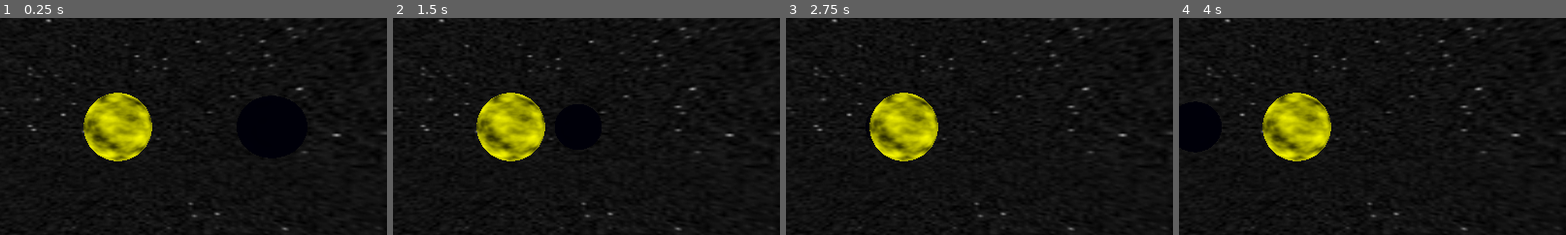
Above: before the commit, frames 1-4 (left to right).
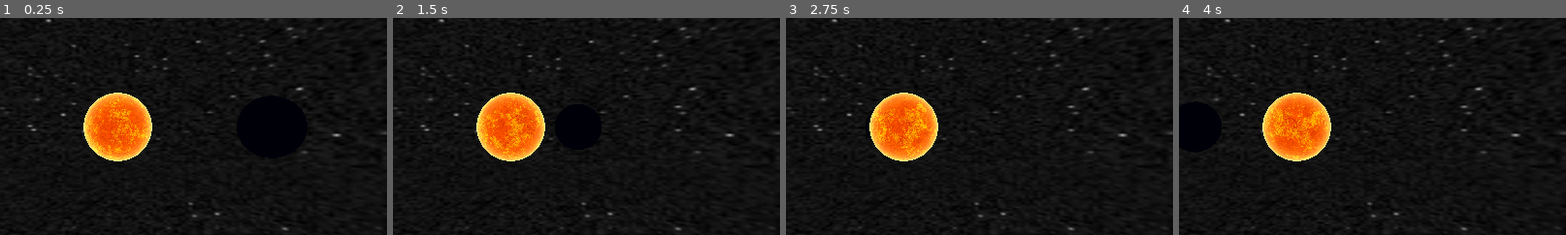
Above: after the commit, the same moments.

Repository: ProsESportu/hackathon2026
Game: Godot game, scene res://collision_shape_3d.tscn
Same seed, same stepped clock (60 frames per second), same inputs: the game is played once before the commit and once after it.
Inputs:
- Up to frame 1 (0.25 s): no input
- Up to frame 2 (1.5 s): no input
- Up to frame 3 (2.75 s): no input
- Up to frame 4 (4 s): no input
The pictures show only the part of the screen within x 35-85%, y 25-75%; the shares and areas given below are measured in that part.

The runs differ from the first frame. In frame 1, 4.4% of the frame differs, in the area x 21-40%, y 34-67%; in frame 2, 4.4%; in frame 3, 4.4%; in frame 4, 4.4%.

Commit message:
added better sub

Diff:
--- a/collision_shape_3d.tscn
+++ b/collision_shape_3d.tscn
@@ -1,4 +1,6 @@
 [gd_scene format=3 uid="uid://rf1v4ikjatxb"]
+
+[ext_resource type="Script" uid="uid://dileodbch8j1l" path="res://sun_mesh_gen.gd" id="1_a87sn"]
 
 [sub_resource type="Gradient" id="Gradient_lixys"]
 offsets = PackedFloat32Array(0, 0.8604651, 1)
@@ -27,24 +29,6 @@
 [sub_resource type="PhysicsMaterial" id="PhysicsMaterial_e68kw"]
 
 [sub_resource type="SphereShape3D" id="SphereShape3D_e68kw"]
-
-[sub_resource type="Gradient" id="Gradient_e68kw"]
-colors = PackedColorArray(0, 0, 0, 1, 1, 1, 0, 1)
-
-[sub_resource type="FastNoiseLite" id="FastNoiseLite_lixys"]
-
-[sub_resource type="NoiseTexture2D" id="NoiseTexture2D_e68kw"]
-noise = SubResource("FastNoiseLite_lixys")
-color_ramp = SubResource("Gradient_e68kw")
-seamless = true
-
-[sub_resource type="StandardMaterial3D" id="StandardMaterial3D_e68kw"]
-albedo_color = Color(1, 1, 0, 1)
-emission_enabled = true
-emission_texture = SubResource("NoiseTexture2D_e68kw")
-
-[sub_resource type="SphereMesh" id="SphereMesh_lixys"]
-material = SubResource("StandardMaterial3D_e68kw")
 
 [sub_resource type="SphereShape3D" id="SphereShape3D_lixys"]
 
@@ -102,11 +86,11 @@
 [node name="Słońce" type="StaticBody3D" parent="." unique_id=527136251]
 physics_material_override = SubResource("PhysicsMaterial_e68kw")
 
+[node name="Sun Mesh Gen" type="Node3D" parent="Słońce" unique_id=1113421791]
+script = ExtResource("1_a87sn")
+
 [node name="CollisionShape3D" type="CollisionShape3D" parent="Słońce" unique_id=150599732]
 shape = SubResource("SphereShape3D_e68kw")
-
-[node name="MeshInstance3D" type="MeshInstance3D" parent="Słońce" unique_id=987745747]
-mesh = SubResource("SphereMesh_lixys")
 
 [node name="ziemia axis" type="Node3D" parent="Słońce" unique_id=429460865]
 transform = Transform3D(0.99999994, 0, 0, 0, 1, 0, 0, 0, 0.99999994, 0, 0, 0)
--- /dev/null
+++ b/sun_mesh_gen.gd
@@ -0,0 +1,185 @@
+# AnimatedSunProcedural.gd
+# Fully self-contained Sun generator with animated shaders and pulse
+# Now renders in the editor
+@tool
+extends Node3D
+
+@export var pulse_min_interval : float = 3.5
+@export var pulse_max_interval : float = 7.5
+@export var pulse_scale_factor : float = 1.07
+@export var pulse_half_duration : float = 4.2
+
+var sun_mesh : MeshInstance3D
+var time_accum : float = 0.0
+var next_pulse_at : float = 0.0
+var shader_materials : Array[ShaderMaterial] = []
+
+func _enter_tree() -> void:
+	# Ensure the sun is visible in editor
+	_create_sun_mesh()
+	_collect_materials()
+	_schedule_next_pulse()
+
+func _process(delta: float) -> void:
+	# Skip pulse timing in editor
+	if Engine.is_editor_hint():
+		time_accum += delta
+		for mat in shader_materials:
+			if mat:
+				mat.set_shader_parameter("time", time_accum)
+		return
+
+	time_accum += delta
+	for mat in shader_materials:
+		if mat:
+			mat.set_shader_parameter("time", time_accum)
+	if Time.get_unix_time_from_system() > next_pulse_at:
+		_trigger_pulse()
+		_schedule_next_pulse()
+
+# ─── Single Sun Mesh ──────────────────────────────
+func _create_sun_mesh() -> void:
+	if sun_mesh:
+		return
+
+	sun_mesh = MeshInstance3D.new()
+	sun_mesh.mesh = SphereMesh.new()
+	var shader = Shader.new()
+	shader.code = _sun_core_shader_code()
+
+	var mat = ShaderMaterial.new()
+	mat.shader = shader
+	mat.set_shader_parameter("base_color", Color(1.0, 0.92, 0.38))
+
+	sun_mesh.material_override = mat
+	shader_materials.append(mat)
+
+	add_child(sun_mesh)
+	if Engine.is_editor_hint():
+		sun_mesh.visible = true
+	print("Created single Sun mesh (editor ready)")
+
+# ─── Pulsing ──────────────────────────────
+func _trigger_pulse() -> void:
+	var tween = create_tween()
+	var base_scale = sun_mesh.scale
+	var peak_scale = base_scale * pulse_scale_factor
+	tween.tween_property(sun_mesh, "scale", peak_scale, pulse_half_duration)\
+		.set_trans(Tween.TRANS_SINE).set_ease(Tween.EASE_OUT)
+	tween.tween_property(sun_mesh, "scale", base_scale, pulse_half_duration)\
+		.set_trans(Tween.TRANS_SINE).set_ease(Tween.EASE_IN)
+
+func _schedule_next_pulse() -> void:
+	var delay = randf_range(pulse_min_interval, pulse_max_interval)
+	next_pulse_at = Time.get_unix_time_from_system() + delay
+
+func _collect_materials() -> void:
+	if sun_mesh and sun_mesh.material_override is ShaderMaterial:
+		shader_materials = [sun_mesh.material_override]
+
+# ────────────────────────────────────────────────
+# Shaders
+# ────────────────────────────────────────────────
+func _sun_core_shader_code() -> String:
+	return """
+shader_type spatial;
+render_mode unshaded, cull_back;
+uniform float time;
+varying vec3 vert_pos;
+varying vec3 vNormal;
+
+vec3 mod289(vec3 x) { return x - floor(x * (1.0 / 289.0)) * 289.0; }
+vec4 mod289(vec4 x) { return x - floor(x * (1.0 / 289.0)) * 289.0; }
+vec4 permute(vec4 x) { return mod289(((x*34.0)+1.0)*x); }
+vec4 taylorInvSqrt(vec4 r) { return 1.79284291400159 - 0.85373472095314 * r; }
+
+float snoise(vec3 v) {
+    const vec2 C = vec2(1.0/6.0, 1.0/3.0);
+    const vec4 D = vec4(0.0, 0.5, 1.0, 2.0);
+    vec3 i  = floor(v + dot(v, C.yyy) );
+    vec3 x0 =   v - i + dot(i, C.xxx) ;
+    vec3 g = step(x0.yzx, x0.xyz);
+    vec3 l = 1.0 - g;
+    vec3 i1 = min( g.xyz, l.zxy );
+    vec3 i2 = max( g.xyz, l.zxy );
+    vec3 x1 = x0 - i1 + C.xxx;
+    vec3 x2 = x0 - i2 + C.yyy;
+    vec3 x3 = x0 - D.yyy;
+    i = mod289(i);
+    vec4 p = permute( permute( permute(
+               i.z + vec4(0.0, i1.z, i2.z, 1.0 ))
+             + i.y + vec4(0.0, i1.y, i2.y, 1.0 ))
+             + i.x + vec4(0.0, i1.x, i2.x, 1.0 ));
+    float n_ = 0.142857142857; vec3  ns = n_ * D.wyz - D.xzx;
+    vec4 j = p - 49.0 * floor(p * ns.z * ns.z);
+    vec4 x_ = floor(j * ns.z); vec4 y_ = floor(j - 7.0 * x_);
+    vec4 x = x_ * ns.x + ns.yyyy; vec4 y = y_ * ns.x + ns.yyyy;
+    vec4 h = 1.0 - abs(x) - abs(y);
+    vec4 b0 = vec4( x.xy, y.xy ); vec4 b1 = vec4( x.zw, y.zw );
+    vec4 s0 = floor(b0)*2.0 + 1.0; vec4 s1 = floor(b1)*2.0 + 1.0;
+    vec4 sh = -step(h, vec4(0.0));
+    vec4 a0 = b0.xzyw + s0.xzyw*sh.xxyy ; vec4 a1 = b1.xzyw + s1.xzyw*sh.zzww ;
+    vec3 p0 = vec3(a0.xy,h.x); vec3 p1 = vec3(a0.zw,h.y);
+    vec3 p2 = vec3(a1.xy,h.z); vec3 p3 = vec3(a1.zw,h.w);
+    vec4 norm = taylorInvSqrt(vec4(dot(p0,p0), dot(p1,p1), dot(p2,p2), dot(p3,p3)));
+    p0 *= norm.x; p1 *= norm.y; p2 *= norm.z; p3 *= norm.w;
+    vec4 m = max(0.6 - vec4(dot(x0,x0), dot(x1,x1), dot(x2,x2), dot(x3,x3)), 0.0);
+    m = m * m;
+    return 42.0 * dot(m*m, vec4(dot(p0,x0), dot(p1,x1), dot(p2,x2), dot(p3,x3)));
+}
+
+float fbm(vec3 p) {
+    float v = 0.0; float a = 0.9; vec3 shift = vec3(100.0);
+    for (int i = 0; i < 8; ++i) { v += a * snoise(p); p = p * 2.0 + shift; a *= 0.9; }
+    return v;
+}
+
+float fbmDetail(vec3 p) {
+    float v = 0.0; float a = 0.9; vec3 shift = vec3(50.0);
+    for (int i = 0; i < 8; ++i) { v += a * snoise(p); p = p * 3.0 + shift; a *= 0.9; }
+    return v;
+}
+
+void vertex() {
+    vert_pos = VERTEX;
+    vNormal = NORMAL;
+}
+
+void fragment() {
+    vec3 pos = vert_pos * 0.9 + time * -0.05;
+    float n1 = fbm(pos); n1 = n1 * 2.0 + 0.9;
+    float n2 = fbm(pos + vec3(40.0)); n2 = n2 * 0.9 + 0.9;
+    float baseNoise = (n1 * 0.6 + n2 * 0.9); baseNoise = clamp(baseNoise, 0.0, 1.0);
+    float detail = fbmDetail(pos * 5.0 + vec3(30.0));
+    detail = detail * 0.5 + 0.5; baseNoise += detail * 0.15; baseNoise = clamp(baseNoise, 0.0, 1.0);
+    vec3 viewDir = normalize(CAMERA_POSITION_WORLD - (MODEL_MATRIX * vec4(vert_pos,1.0)).xyz);
+    float rim = 1.0 - max(dot(vNormal, viewDir), 0.0); rim = pow(rim, 2.0);
+    float glowFactor = rim;
+    vec3 glowColor = vec3(1.0, 0.9, 0.6);
+    vec3 radiantGlow = glowColor * glowFactor * 0.9;
+    vec3 yellow = vec3(1.0, 0.55, 0.0);
+    vec3 orange = vec3(1.0, 0.27, 0.0);
+    vec3 red = vec3(0.8, 0.2, 0.0);
+    vec3 color = mix(yellow, orange, baseNoise);
+    color = mix(color, red, detail * 0.9);
+    color += radiantGlow;
+    ALBEDO = color;
+    EMISSION = color * 0.5;
+}
+"""
+
+func _atmosphere_shader_code(_has_glow: bool) -> String:
+	return """
+shader_type spatial;
+render_mode unshaded, cull_front, blend_add;
+uniform vec3 color_start : source_color;
+uniform vec3 color_end : source_color;
+uniform float glow_intensity = 1.5;
+void fragment() {
+    float dist = length(VERTEX) / 1.0;
+    vec3 color = mix(color_start, color_end, dist);
+    float intensity = pow(0.8 - dot(NORMAL, VIEW), 2.0);
+    ALBEDO = color * intensity * glow_intensity;
+    ALPHA = intensity * glow_intensity;
+}
+"""
Not shown, added: sun_mesh_gen.gd.uid
